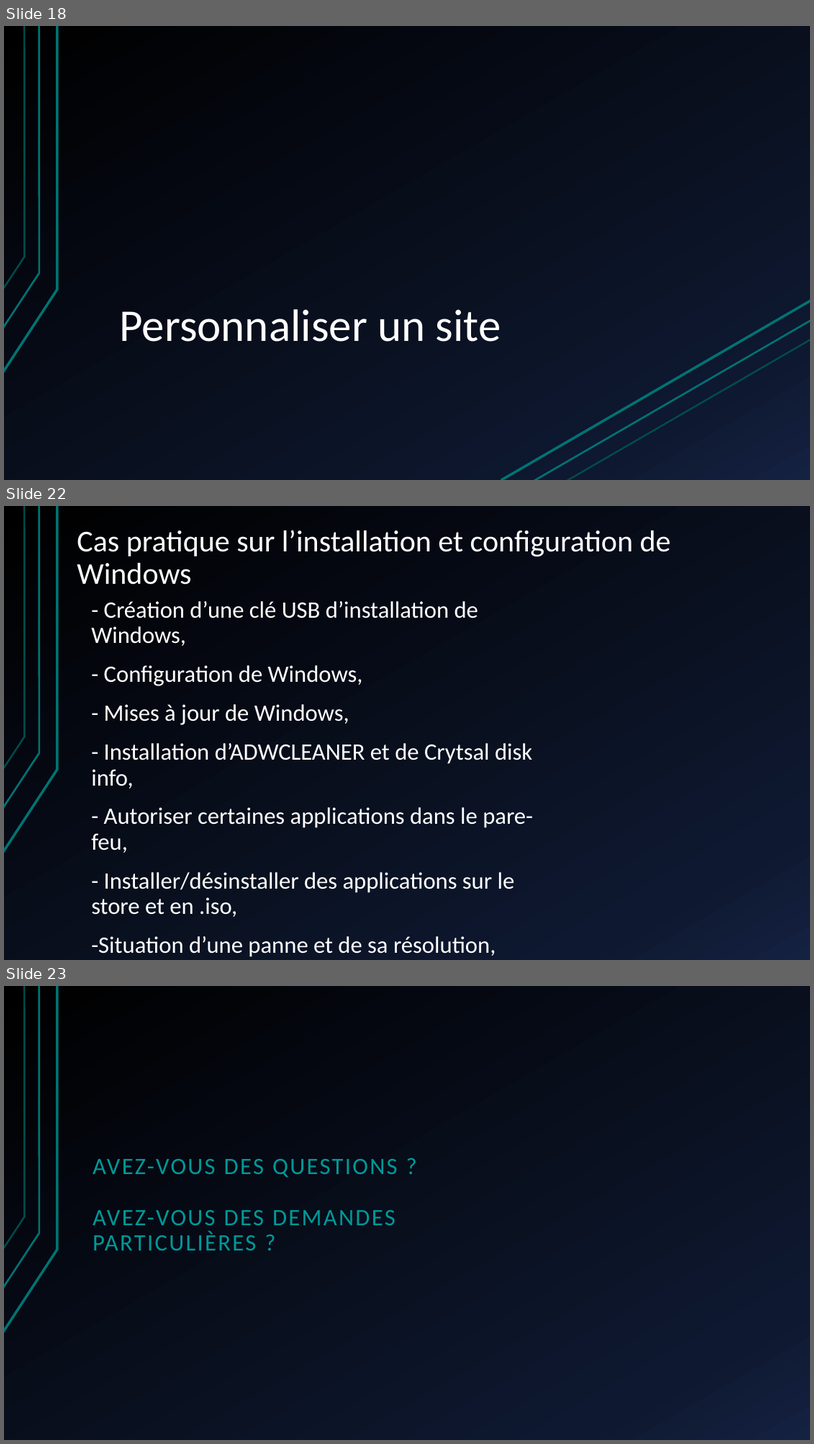
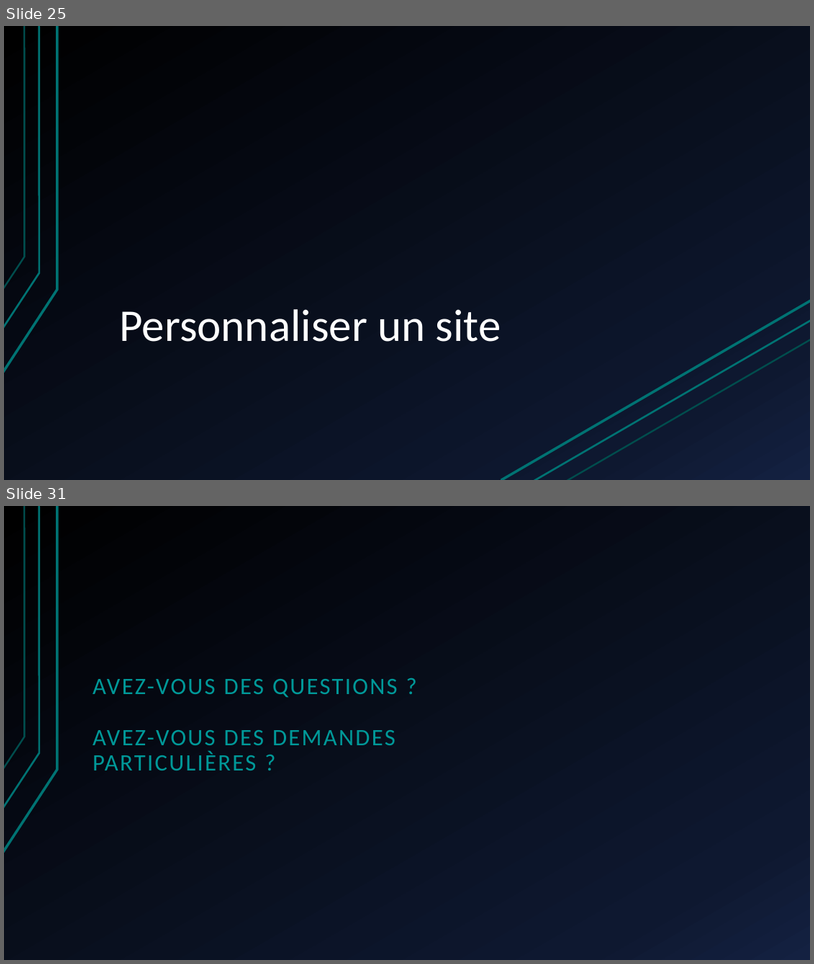
Before and after one commit to JojoTech-IT/Formation, a slide deck: Formation - installation, configuration et sécurisation de sharepoint.pptx. Shown one above the other, each under a label of ours: slides 18, 22 and 23 before the commit, slides 25 and 31 after it; the slides between them are not shown. The pictures are 814x1444 and 814x964 pixels, drawn with LibreOffice and Linux fonts; fonts in the diff are those of the drawing. Boxes give left, top, right and bottom in pixels: in the first picture for what was removed or moved away, otherwise in the second. Text is boxed around its words. In the diff, an @@ line names an element or a change of style, - is before the commit and + after.

Commit message:
ajout procedure install et prsentation sharepoint edit 01/02/2024

```diff
--- a/Formation - installation, configuration et sécurisation de sharepoint.pptx
+++ b/Formation - installation, configuration et sécurisation de sharepoint.pptx
@@ slide 22 removed at (4, 506, 810, 960), background gradient #000000 to #0F1931 to #142242; not listed: 3 template elements that a slide beside it also shows @@
@@ title removed at (77, 530, 671, 584) @@
-Cas pratique sur l’installation et configuration de Windows
@@ text removed at (91, 601, 533, 957) @@
-- Création d’une clé USB d’installation de Windows,
-- Configuration de Windows,
-- Mises à jour de Windows,
-- Installation d’ADWCLEANER et de Crytsal disk info,
-- Autoriser certaines applications dans le pare-feu,
-- Installer/désinstaller des applications sur le store et en .iso,
--Situation d’une panne et de sa résolution,
@@ what was slide 18 is now slide 25 @@
@@ what was slide 23 is now slide 31 @@
```
Also in this commit, not shown: 11 slides changed, 12 slides added, 3 other slides removed, 1 other file.
